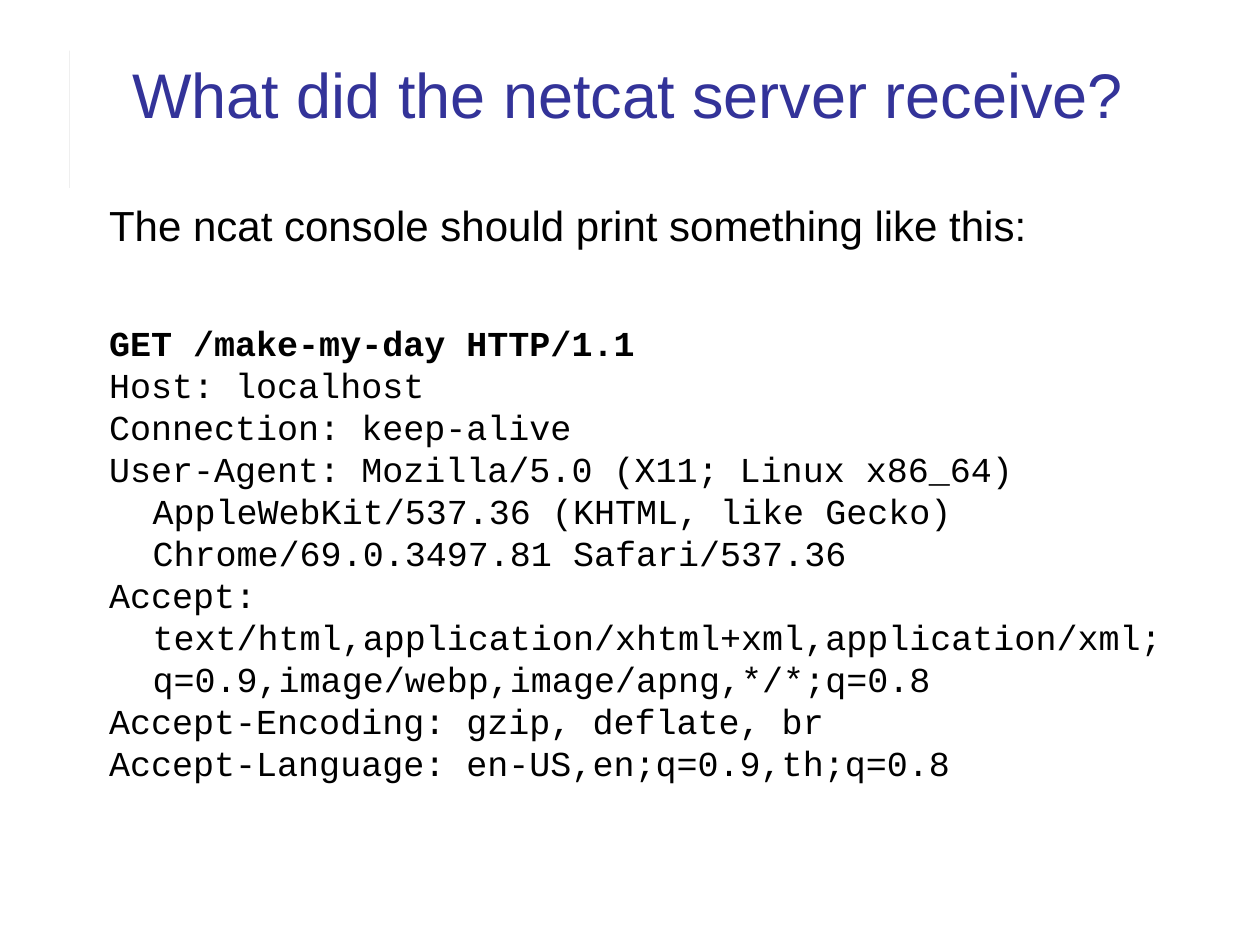
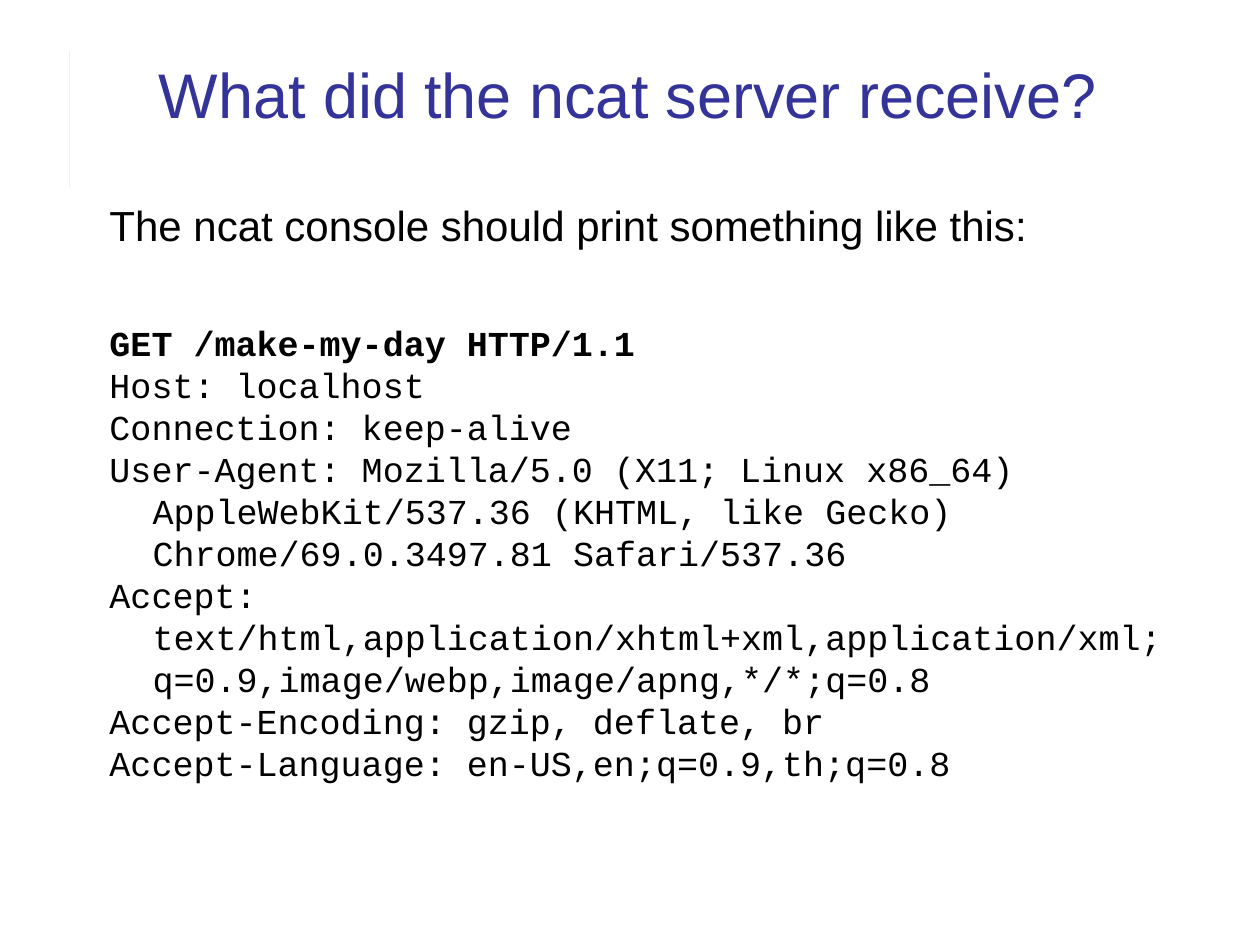
Before and after one commit to cpske/ISP, a slide deck: slide 7 of web/HTTP-in-Action.ppt. Drawn at 1260x945 pixels with LibreOffice and Linux fonts; fonts in the diff are those of the drawing. Boxes give left, top, right and bottom in pixels: in the first picture for what was removed or moved away, otherwise in the second. Text is boxed around its words. In the diff, an @@ line names an element or a change of style, - is before the commit and + after.

```diff
--- a/web/HTTP-in-Action.ppt
+++ b/web/HTTP-in-Action.ppt
@@ title at (159, 72, 1096, 119): text changed @@
-What did the netcat server receive?
+What did the ncat server receive?
```
Also in this commit, not shown: 13 other slides changed, 6 slides added, 3 other files.
